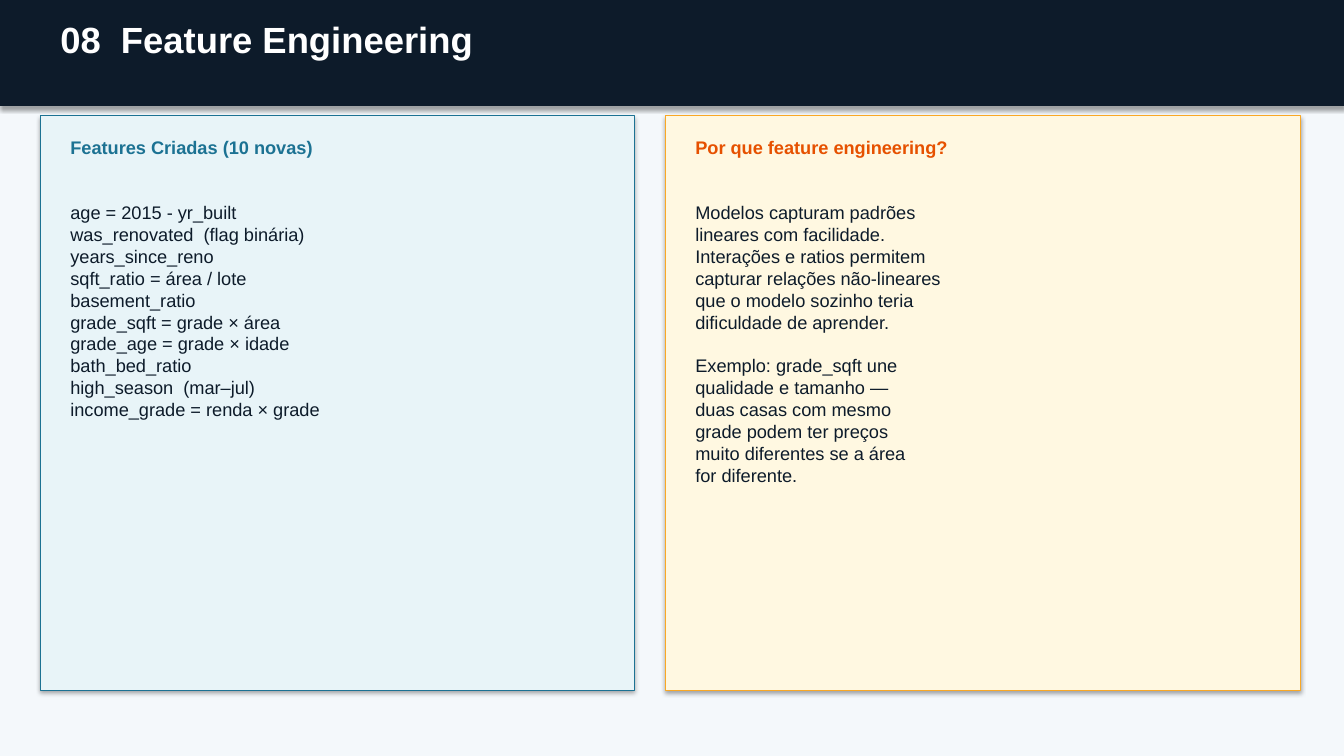
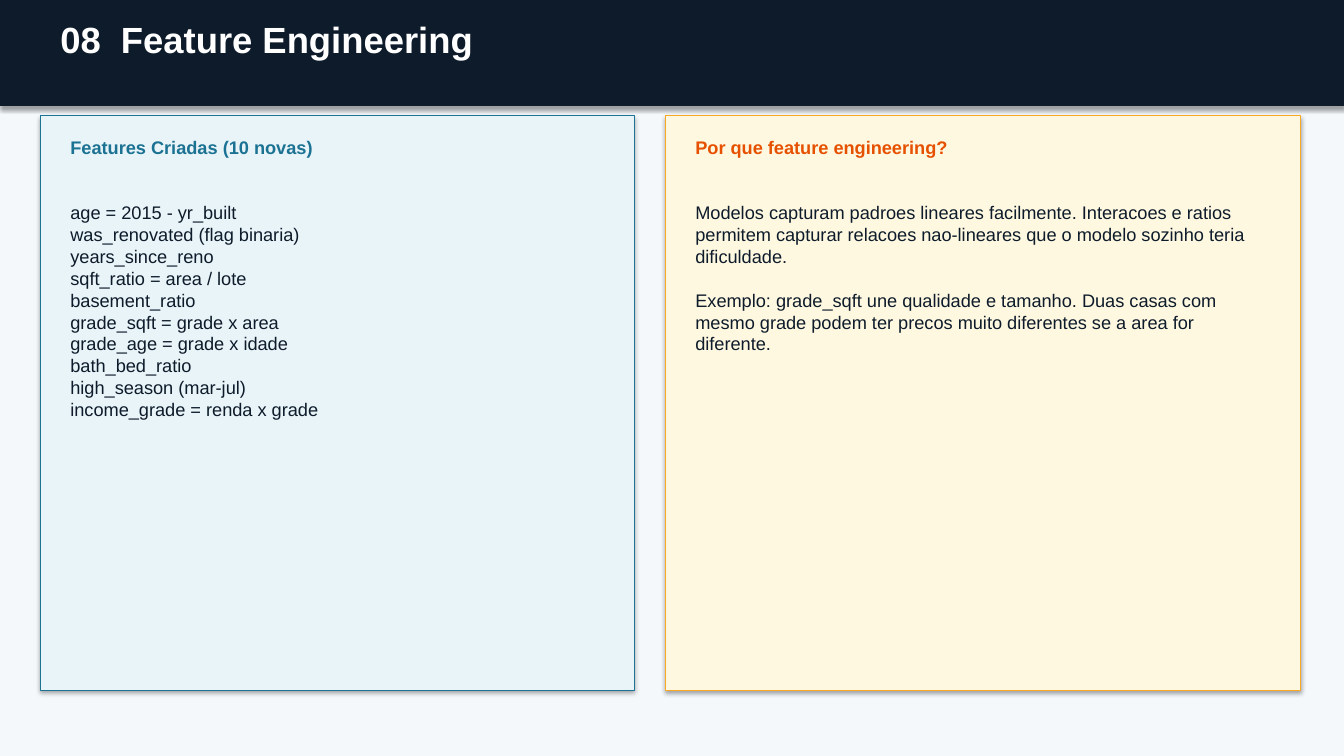
Before and after one commit to rogerestatistico/HOUSE_PRICE_PREDICTION, a slide deck: slide 8 of presentation_house_price.pptx (slide 11 before the commit). Drawn at 1344x756 pixels with LibreOffice and Linux fonts; fonts in the diff are those of the drawing. Boxes give left, top, right and bottom in pixels: in the first picture for what was removed or moved away, otherwise in the second. Text is boxed around its words. In the diff, an @@ line names an element or a change of style, - is before the commit and + after.

```diff
--- a/presentation_house_price.pptx
+++ b/presentation_house_price.pptx
@@ text at [70,205,318,420]: text changed @@
-age = 2015 - yr_built
-was_renovated (flag binária)
-years_since_reno
-sqft_ratio = área / lote
-basement_ratio
-grade_sqft = grade × área
-grade_age = grade × idade
-bath_bed_ratio
-high_season (mar–jul)
-income_grade = renda × grade
+age = 2015 - yr_built
+was_renovated (flag binaria)
+years_since_reno
+sqft_ratio = area / lote
+basement_ratio
+grade_sqft = grade x area
+grade_age = grade x idade
+bath_bed_ratio
+high_season (mar-jul)
+income_grade = renda x grade
@@ text at [695,205,1244,350]: text changed @@
-Modelos capturam padrões
-lineares com facilidade.
-Interações e ratios permitem
-capturar relações não-lineares
-que o modelo sozinho teria
-dificuldade de aprender.
-Exemplo: grade_sqft une
-qualidade e tamanho —
-duas casas com mesmo
-grade podem ter preços
-muito diferentes se a área
-for diferente.
+Modelos capturam padroes lineares facilmente. Interacoes e ratios permitem capturar relacoes nao-lineares que o modelo sozinho teria dificuldade.
+Exemplo: grade_sqft une qualidade e tamanho. Duas casas com mesmo grade podem ter precos muito diferentes se a area for diferente.
```
Also in this commit, not shown: 11 other slides changed, 5 slides added, 8 slides removed.
